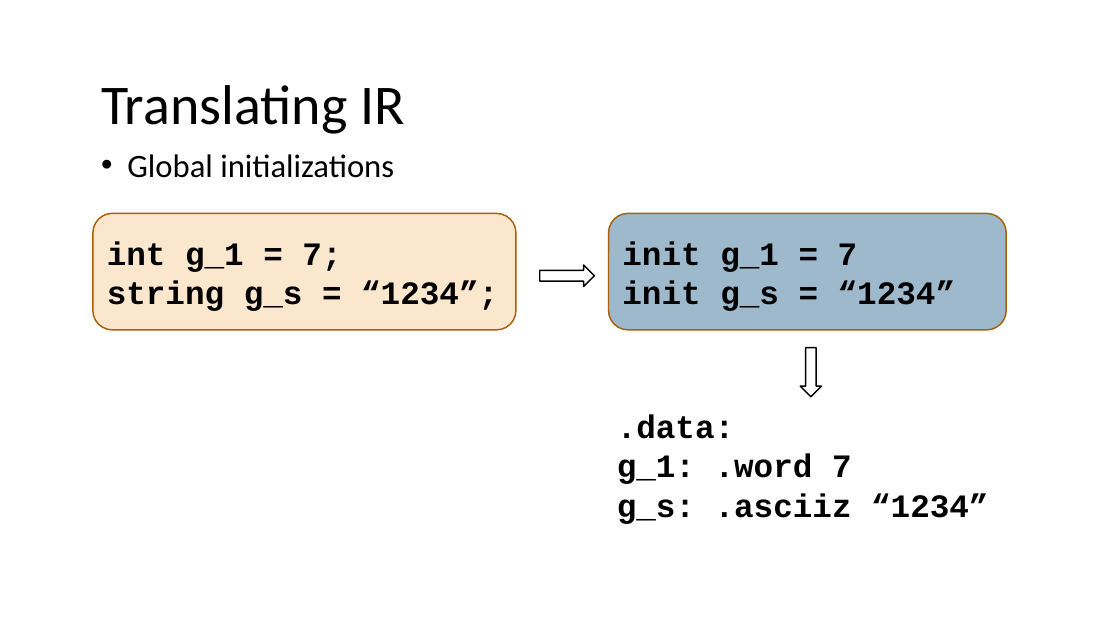
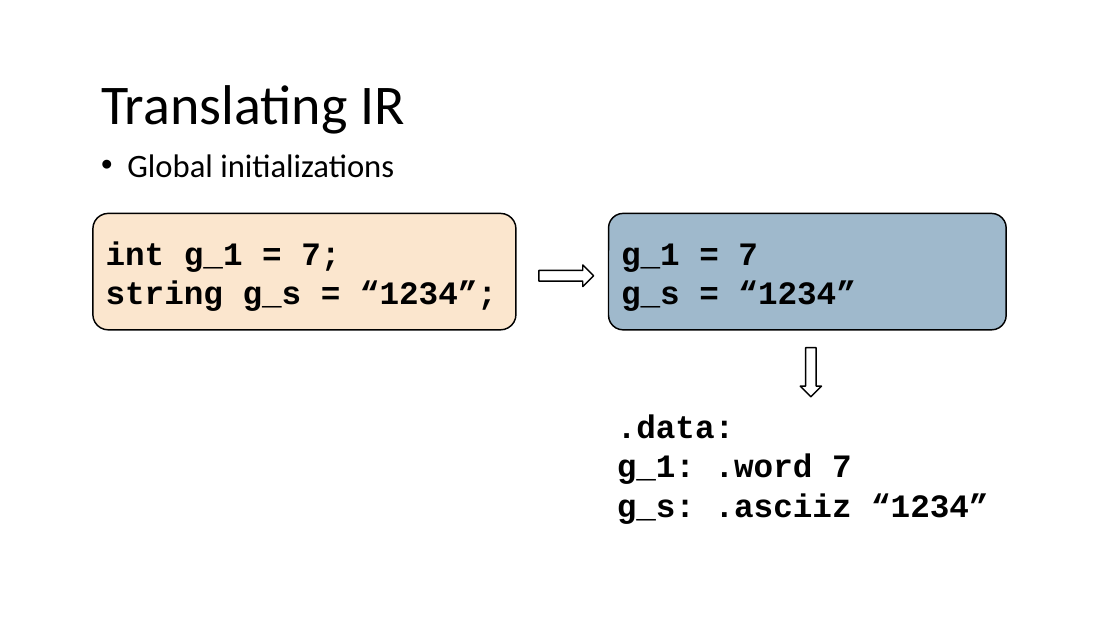
Before and after one commit to nivshani/compilation, a slide deck: slide 46 of slides/codegen.pptx (slide 33 before the commit). Drawn at 1120x630 pixels with LibreOffice and Linux fonts; fonts in the diff are those of the drawing. Boxes give left, top, right and bottom in pixels: in the first picture for what was removed or moved away, otherwise in the second. Text is boxed around its words. In the diff, an @@ line names an element or a change of style, - is before the commit and + after.

```diff
--- a/slides/codegen.pptx
+++ b/slides/codegen.pptx
@@ rounded rectangle "int g_1 = 7;" at [93, 213, 517, 330]: outline #A9610D 1.25 pt to #000000 1.25 pt; proportions changed @@
@@ rounded rectangle "g_1 = 7" at [608, 213, 1006, 330]: outline #A9610D 1.25 pt to #000000 1.25 pt; proportions changed @@
@@ text in rounded rectangle at [621, 243, 855, 311]: text changed @@
-init g_1 = 7
-init g_s = “1234”
+g_1 = 7
+g_s = “1234”
```
Also in this commit, not shown: 35 other slides changed, 10 slides added, 1 slide removed, 1 other file.
